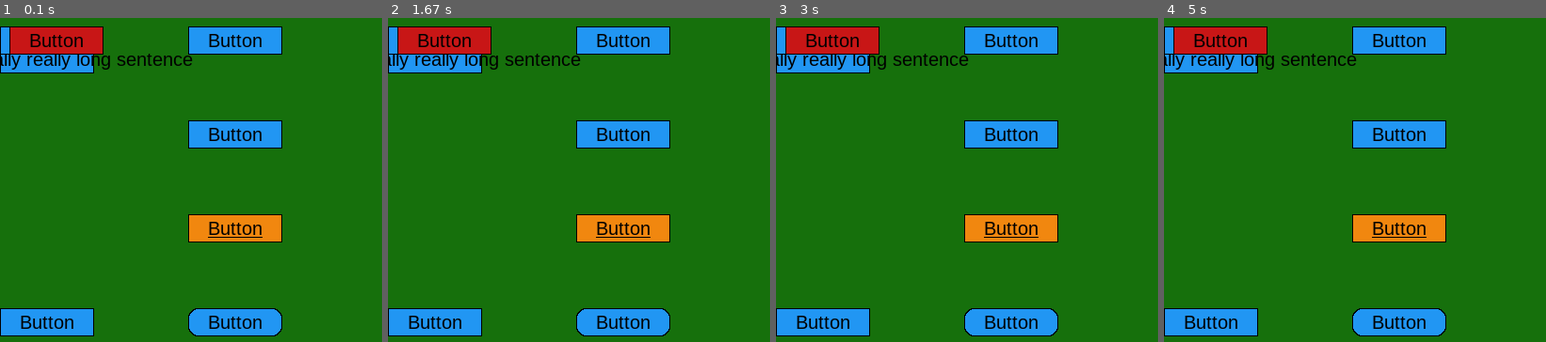
Above: before the commit, frames 1-4 (left to right).
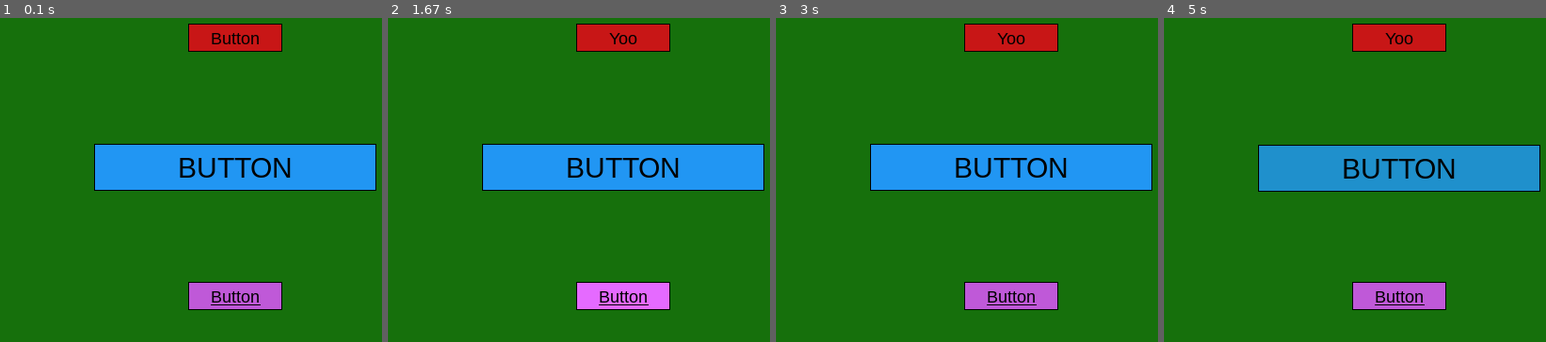
Above: after the commit, the same moments.

Repository: churchred/pygameGUI
Game: pygame game, started from main.py
The game is run twice, just before and just after one commit, with the same random seed, the same clock (stepped at 60 frames per second) and the same inputs.
Inputs (mouse positions are in pixels of both pictures, inside the frame that each line leads up to):
- Up to frame 1 (0.1 s): no input
- Up to frame 2 (1.67 s): click (624, 167) at 0.38 s; click "Button" at 0.72 s; click (outside the picture) at 1.05 s; click (601, 290) at 1.38 s
- Up to frame 3 (3 s): click (1009, 225) at 1.72 s; click "Button" at 2.55 s; click (856, 212) at 2.88 s
- Up to frame 4 (5 s): click (1419, 147) at 3.58 s; click (outside the picture) at 4.05 s; click (1355, 150) at 4.95 s

The runs differ from the first frame. In frame 1, 27% of the frame differs, in the area x 0-99%, y 1-99%; in frame 2, 27%; in frame 3, 27%; in frame 4, 27%.

Commit message:
Update:
Update to mouseclick logic:
-Makes it more like an acutal mouseclick.

Update: Split button class to better take advantage of inheritance. UIElement and lineText are now their own class, and will be shared with other modules as well.

Update: setings.py --> setting.py

Update to window: Can now center items horizontally or vertically.

Diff:
--- /dev/null
+++ b/churchred_gui/UIElement.py
@@ -0,0 +1,28 @@
+
+
+
+# General varibales all modules need
+class UIElement:
+
+    def __init__(self,
+        x=0, y=0, width=10, height=10,
+        id=None, type=None, zIndex=0,
+        content=None, cursor=None
+        ):
+
+        # Location
+        self.x = x
+        self.y = y
+
+        # Size
+        self.width = width
+        self.height = height
+
+        # UI-logic variables
+        self.id = id
+        self.type = type
+        self.zIndex = zIndex
+        self.content = content
+
+        # Which cursor to display when hovering
+        self.cursor = cursor
--- a/churchred_gui/__init__.py
+++ b/churchred_gui/__init__.py
@@ -1,3 +1,3 @@
 from .screen import Window
 from .button import Button
-from churchred_gui.setings import colorIndex
+from churchred_gui.settings import colorIndex
--- a/churchred_gui/button.py
+++ b/churchred_gui/button.py
@@ -3,152 +3,57 @@
 
 import pygame
 from .mouseClick import MouseClick
+from .textLine import lineText
+from .UIElement import UIElement
+from .general import lightenColor, darkenColor
 
+class Button(UIElement):
+  def __init__(self,
 
-class buttonText():
-  def __init__(self,
-               width, height, text="Text",
-               textColor=(0,0,0), font="Arial", fontSize=20,
-               underline=False, capitalize=False, toLowerCase=False, toUpperCase=False
-               ):
+            # UI-element variables:
+            x=0, y=0, width=100, height=30,
+            id=None, type="Button", zIndex=0,
+            content=None, cursor="hand",
 
-    # Text to be printet
-    self.text = text
+            # Text elements
+            text = "Button", font="Arial", fontSize = 18,
+            textColor = (0,0,0), underline=False,
+            capitalize=False, toLowerCase=False, toUpperCase=False,
 
-    # Canvas size, used to center the text, i.e text background
-    self.width = width
-    self.height = height
+            # Button spesific Elements
+            backgroundColor=(33,150,243), hoverColor=None, clickColor=None,
+            borderWidth=1, borderColor=(0,0,0), borderHoverColor=None, borderRadius=0):
 
-    # Text appearance
-    self.font = font
-    self.fontSize = fontSize
-    self.textColor = textColor
+    # Sets the basic UI-element variables from UIElement-class
+    super().__init__(x=x, y=y, width=width, height=height, cursor=cursor,
+                     type=type, id=id, zIndex=zIndex, content=content)
 
-    # Text decoration
-    self.transformText = {
-      "underLine"  : underline,
-      "capitalize" : capitalize,
-      "toLowerCase": toLowerCase,
-      "toUpperCase": toUpperCase
-    }
-
-    self.setText(self.text)
-
-  def setText(self, text):
-
-    # Makes a new element so we dont change the given text,
-    # just in case we need it fresh at somepoint
-    self.prossesedText = text
-
-    # Adds text transformations
-    if self.transformText['capitalize'] == True:
-      self.prossesedText = text.capitalize()
-    if self.transformText['toUpperCase'] == True:
-      self.prossesedText = text.upper()
-    if self.transformText['toLowerCase'] == True:
-      self.prossesedText = text.lower()
-
-    # Making the text and getting it's size
-    self.myFont = pygame.font.SysFont(self.font, self.fontSize)
-
-    # Makes the text element
-    self.textElement = self.myFont.render(self.prossesedText, 1, (self.textColor))
-
-    # Get size of text element
-    self.textWidth, self.textHeight = self.textElement.get_width(), self.textElement.get_height()
-
-  def run(self, screen, location):
-
-    # Centers the text within the button element
-    x = location[0] + (self.width)/2 - self.textWidth/2
-    y = location[1] + (self.height)/2 - self.textHeight/2
-
-    # Draws the text
-    screen.blit(self.textElement, (x, y))
-
-    # Adds underline if neeeded
-    if self.transformText['underLine'] == True:
-      pygame.draw.rect(screen, self.textColor, (x, y+self.textHeight*0.9, self.textWidth, 1))
-
-
-
-class Button():
-  def __init__(self,
-               x=0, y=0, width=100, height=30,
-
-               backgroundColor=(33,150,243), textColor=(0,0,0),
-
-               hoverColor=(63,180,243), clickColor=(93,200,243), textHoverColor=None, borderHoverColor=None,
-
-               borderWidth=1, borderColor=(0,0,0), borderRadius=0,
-
-               font='Arial', fontSize=20, clickSink=1,
-
-               capitalize=False, toLowerCase=False, toUpperCase=False, underLine=False,
-
-               text="Button", id=None, content=None, zIndex=0):
-
-
-
-
-    # Location
-    self.x = x
-    self.y = y
-
-    # Size
-    self.width = width
-    self.height = height
-
-    # Store text-related attributes in a dictionary
-    self.textParams = {
-        "text": text, "width": self.width, "height": self.height,
-        "font": font, "fontSize": fontSize, "textColor": textColor,
-        "capitalize": capitalize, "toLowerCase": toLowerCase,
-        "toUpperCase": toUpperCase, "underline": underLine
-    }
-
-    # Make the text elements
-    self.textHoverColor = textHoverColor
-    self.textColor = textColor
-    self.setText(text)
-
-
-    # Border
+    # Border variables
     self.borderWidth = borderWidth
     self.borderRadius = borderRadius
     self.borderColor = borderColor
 
     # If the border changes color on hovering then use new color,
     # otherwise set it to just border color.
-    if borderHoverColor == None:
-      self.borderHoverColor = self.borderColor
-    else:
-       self.borderHoverColor = borderHoverColor
+    self.borderHoverColor = borderHoverColor or self.borderColor
+
 
     # Colors
     self.backgroundColor = backgroundColor
-    self.hoverColor = hoverColor
-    self.clickColor = clickColor
+    self.hoverColor = hoverColor if hoverColor is not None else lightenColor(backgroundColor)
+    self.clickColor = clickColor if clickColor is not None else darkenColor(self.hoverColor)
 
     # Sink effect
-    self.clickSink = clickSink
+    self.maxSink = 1
     self.currentSink = 0
 
     # Mouse click/hover logic
     self.mouseLogic = MouseClick()
 
-    # Which cursor to display when hovering
-    self.cursor = "hand"
-
-    # Type of element this is
-    self.type = "Button"
-
-    # zIndex
-    self.zIndex = zIndex
-
-    # ID and content
-    self.id = id
-    self.content = content
+    # Make button text
+    self.text = lineText(text=text, font=font, fontSize=fontSize, textColor=textColor,
+                         underline=underline, toUpperCase=toUpperCase, toLowerCase=toLowerCase,
+                         capitalize=capitalize, width=self.width, height=self.height)
 
 
   def run(self, screen, mouse):
@@ -174,7 +79,7 @@
 
     # Adds a sinking effect to the button when clicked down
     if self.mouseLogic.clickDownTest == True:
-      self.currentSink = self.clickSink
+      self.currentSink = self.maxSink
     else:
       self.currentSink = 0
 
@@ -186,34 +91,19 @@
     else:
       self.drawButton(screen, self.backgroundColor, self.borderColor)
 
-    # If we need text color to change on hover we print that text element instead
-    # Otherwise we print the normal one
-    if self.mouseLogic.hoverTest == True and self.textHoverColor != None:
-      self.textElementHover.run(screen, (self.x, self.y+self.currentSink))
-    else:
-      self.textElement.run(screen, (self.x, self.y+self.currentSink))
+    self.text.run(screen, (self.x, self.y+self.currentSink))
+
 
   def drawButton(self, screen, color, bord_col):
 
     # Draw the border
-    pygame.draw.rect(screen, bord_col, (self.x, self.y+self.currentSink,
-                                        self.width, self.height), border_radius=self.borderRadius)
+    pygame.draw.rect(screen, bord_col,
+    (self.x, self.y+self.currentSink, self.width, self.height), border_radius=self.borderRadius)
 
     # Draw the button
-    pygame.draw.rect(screen, color, (self.x+self.borderWidth, self.y+self.borderWidth+self.currentSink,
-																		 self.width-self.borderWidth*2, self.height-self.borderWidth*2), border_radius=self.borderRadius)
-
+    pygame.draw.rect(screen, color,
+    (self.x+self.borderWidth, self.y+self.borderWidth+self.currentSink,
+		self.width-self.borderWidth*2, self.height-self.borderWidth*2), border_radius=self.borderRadius)
 
   def setText(self, text):
-
-      # Changes the text paramaters to what we want
-      self.textParams["text"] = text
-      self.textParams["textColor"] = self.textColor
-
-      # Create text elements
-      self.textElement = buttonText(**self.textParams)  # Unpacking dictionary
-
-      # If we need another text element for hovering, we make it as well
-      if self.textHoverColor is not None:
-          self.textParams["textColor"] = self.textHoverColor
-          self.textElementHover = buttonText(**self.textParams)
+    self.text.setText(text=text)
--- /dev/null
+++ b/churchred_gui/centerItems.py
@@ -0,0 +1,49 @@
+
+from .settings import directions
+
+
+class CenterItems():
+  def centerElements(self, elements, container_width, container_height, direction):
+
+          # If empty do nothing
+          if not elements:
+              return
+
+          # Center horizontally
+          if direction in directions[0]:
+
+              # Calulate total width of all elements
+              total_width = sum(item.width for item in elements)
+
+              # Find avaliable space between each element
+              space_available = container_width - total_width
+              space_between_x = space_available / (len(elements) + 1)
+
+              # The position for the first element
+              x_position = space_between_x
+
+              # Place all elements in their new position
+              for item in elements:
+                  item.x = x_position
+                  item.y = (container_height - item.height) / 2
+                  x_position += item.width + space_between_x
+
+
+          # Center vertically
+          elif direction in directions[1]:
+
+              # Calulate total height of all elements
+              total_height = sum(item.height for item in elements)
+
+              # Find avaliable space between each element
+              space_available = container_height - total_height
+              space_between_y = space_available / (len(elements) + 1)
+
+              # The position for the first element
+              y_position = space_between_y
+
+              # Place all elements in their new position
+              for item in elements:
+                  item.y = y_position
+                  item.x = (container_width - item.width) / 2
+                  y_position += item.height + space_between_y
--- /dev/null
+++ b/churchred_gui/general.py
@@ -0,0 +1,45 @@
+
+
+# Function to lighten a color
+def lightenColor(color, factor=0.2):
+
+    # Create an empty list to store new colors
+    lightened_color = []
+
+    # Loop through each component (red, green, blue) in the color tuple
+    for col in color:
+
+        # Lighten the color by factor-precent
+        lightened_value = int((1 + factor) * col)
+
+        # Ensure the value does not exceed 255 (RGB components cannot be greater than 255)
+        lightened_value = min(lightened_value, 255)
+
+        # Append the new value to the list
+        lightened_color.append(lightened_value)
+
+    # Convert the list to a tuple and return it
+    return tuple(lightened_color)
+
+
+
+# Function to darken a color
+def darkenColor(color, factor=0.2):
+
+    # Create an empty list to store new colors
+    darkened_color = []
+
+    # Loop through each component (red, green, blue) in the color tuple
+    for col in color:
+
+        # Darken the color by factor-precent
+        darkened_value = int(col * (1 - factor))
+
+        # In case the value is less than zero
+        darkened_value = max(darkened_value, 0)
+
+        # Append the new value to the list
+        darkened_color.append(darkened_value)
+
+    # Convert the list to a touple and return it
+    return tuple(darkened_color)
--- a/churchred_gui/mouseClick.py
+++ b/churchred_gui/mouseClick.py
@@ -1,11 +1,15 @@
+
+
 
 
 class MouseClick():
   def __init__(self):
 
-    # The two tests for checking for a click
-    self.hoverTest = False
-    self.clickDownTest = False
+
+    self.hoverTest = False     # Check if we are hovering
+    self.clickDownTest = False # If mouse button is clicked down while we are hovering
+    self.inititalClick = False # If the initially clicked the mouse button down while within the element
+    self.allowClick = False    # See if we are allowed to initially click element (i.e mouse not clicked while hovering element)
 
     # If element is clicked this becomes true for a single frame
     self.isTriggered = False
@@ -16,44 +20,52 @@
     # Reset the triggered varible so it only runs once
     self.isTriggered = False
 
+    # Check if we release the mouse button while within the element
+    self.clickReleaseCheck(elementSize, elementPosition, mouse)
+
     # Check if cursor is hovering element
     self.hoverCheck(elementSize, elementPosition, mouse)
 
-    # Check if we click down the mouse button while within the element
     self.clickDownCheck(mouse)
 
-    # Check if we release the button again WHILE the two previous checks are true
-    self.clickReleaseCheck(elementSize, elementPosition, mouse)
+    if self.hoverTest and not mouse[1][0]:
+      self.allowClick = True
+    elif not self.hoverTest:
+      self.allowClick = False
 
+    if self.allowClick and mouse[1][0]:
+      self.inititalClick = True
+    if not mouse[1][0]:
+      self.inititalClick = False
+
+
+  def clickDownCheck(self, mouse):
+    if self.hoverTest and mouse[1][0] and self.inititalClick:
+      self.clickDownTest = True
+    else:
+      self.clickDownTest = False
 
   # Check if we are hovering the element or not
   def hoverCheck(self, elementPosition, elementSize, mouse):
 
+    # Unpacks given variables for more readability
     x, y = elementPosition
     width, height = elementSize
+    mouse_x, mouse_y = mouse[0]
 
-    # See if mouse is within the element and NOT already clicked down when it is.
-    if mouse[0][0] > x and mouse[0][0] < x + width and mouse[0][1] > y and mouse[0][1] < y + height:
-      if mouse[1][0] == False:
-        self.hoverTest = True
-    else:
-      self.resetChecks()
+    # Check if mouse if within bounds of the element
+    self.hoverTest = (x < mouse_x < x + width) and (y < mouse_y < y + height)
 
-
-  # See if we click the mouse button down while the hover test is true
-  def clickDownCheck(self, mouse):
-    if self.hoverTest == True:
-      if mouse[1][0] == True:
-        self.clickDownTest = True
 
   # Check for button release if we are hovering and have clicked the button down
   # Then reset and re-check hover, because we might still be hovering
   def clickReleaseCheck(self, elementSize, elementPosition, mouse):
-    if self.hoverTest == True and self.clickDownTest == True:
-      if mouse[1][0] == False:
+    if self.hoverTest and self.inititalClick:
+      if not mouse[1][0]:
         self.isTriggered = True
         self.resetChecks()
         self.hoverCheck(elementSize, elementPosition, mouse)
+
 
   # Resets all the checks
   def resetChecks(self):
--- a/churchred_gui/screen.py
+++ b/churchred_gui/screen.py
@@ -1,16 +1,18 @@
 
 # Import pygame reletated things
 import pygame, sys
-from churchred_gui.setings import mouseCursor
-
-class Window():
+from churchred_gui.settings import mouseCursor
+from .centerItems import CenterItems
+
+
+class Window(CenterItems):
   def __init__(self,
                width=500, height=500, FPS=60,
                minWidth = None, minHeight = None,
                maxWidth = None, maxHeight = None,
                backgrounColor = (255,255,255),
                title="Application", showFPS=True, resizable = False,
-               appMessages = True
+               appMessages = True, centerDirection=None
                ):
 
 
@@ -21,6 +23,9 @@
     # For testing
     self.showFPS = showFPS         # Shows the current FPS in the banner
     self.appMessages = appMessages # Allows print-messages from the GUI
+
+    # Vartiables about centering and centering direction
+    self.centerDirection = centerDirection
 
     # Screen size
     self.title = title
@@ -55,7 +60,6 @@
 
     # If something is activated or "triggered" on the screen
     self.isTriggered = False
-
 
   # Runs the app
   def run(self):
@@ -154,6 +158,9 @@
     # Sort by Z-index, where highest is placed at the top of list
     self.screenElements.sort(key=lambda x: x.zIndex, reverse=True)
 
+    # Center items if needed
+    self.center()
+
 
   # The logic for screen resizing if enabled
   def resize_logic(self, event):
@@ -180,6 +187,16 @@
     # Resize the window
     self.screen = pygame.display.set_mode((self.width, self.height), pygame.RESIZABLE)
 
+    # Center items if needed
+    self.center()
+
     # Print new info about screen if able
     if self.appMessages == True:
       print(f"Resized window to: {self.width}x{self.height}")
+
+
+  # When centering content, this should happen
+  def center(self):
+
+    # elements, container_width, container_height, direction
+    self.centerElements(self.screenElements, self.width, self.height, self.centerDirection)
--- a/churchred_gui/setings.py
+++ b/churchred_gui/settings.py
@@ -3,21 +3,31 @@
 colorIndex = {
     "white": (255, 255, 255),
     "black": (0, 0, 0),
+
     "red": (200, 22, 22),
     "redLight": (147, 16, 16),
     "redDark": (229, 102, 102),
+
     "blue": (32, 79, 208),
     "blueLight": (86, 127, 239),
     "blueDark": (25, 60, 159),
+
     "green": (33, 174, 17),
     "greenLight": (129, 206, 120),
     "greenDark": (22, 112, 12),
+
     "yellow": (200, 195, 44),
     "yellowLight": (151, 147, 33),
     "yellowDark": (237, 233, 115),
+
     "orange": (241, 135, 15),
     "orangeLight": (251, 172, 81),
     "orangeDark": (182, 117, 43),
+
+    "purple": (191, 89, 216),
+    "purpleLight": (221, 103, 250),
+    "purpleDark": (146, 67, 166),
+
     "grey": (137, 137, 137),
     "greyLight": (210, 210, 210),
     "greyDark": (82, 82, 82)
@@ -29,3 +39,9 @@
   "text"  : pygame.SYSTEM_CURSOR_IBEAM,
   "hand"  : pygame.SYSTEM_CURSOR_HAND
 }
+
+
+directions = [
+  [0, "hor", "horizontal"],
+  [1, "vert", "vertical"],
+]
--- a/churchred_gui/textLine.py
+++ b/churchred_gui/textLine.py
@@ -1,11 +1,73 @@
+import pygame
 
 
 
-import pygame
+class lineText():
+  def __init__(self,
+      width, height, text="Text",
+      textColor=(0,0,0), font="Arial", fontSize=20,
+      underline=False, capitalize=False, toLowerCase=False, toUpperCase=False
+      ):
 
-class textLine():
-  def __init__(self,
-               x=0, y=0, text="Text",
-               textColor=(0,0,0), font="Arial", fontSize=20,
-               underline=False, capitalize=False, toLowerCase=False, toUpperCase=False):
-    pass
+    # Text to be printet
+    self.text = text
+
+    # Canvas size, used to center the text, i.e text background
+    self.width = width
+    self.height = height
+
+    # Text appearance
+    self.font = font
+    self.fontSize = fontSize
+    self.textColor = textColor
+
+    # Text decoration
+    self.transformText = {
+      "underLine"  : underline,
+      "capitalize" : capitalize,
+      "toLowerCase": toLowerCase,
+      "toUpperCase": toUpperCase
+    }
+
+    self.setText(self.text)
+
+  def setText(self, text):
+
+    # Makes a new element so we dont change the given text,
+    # just in case we need it fresh at somepoint
+    self.prossesedText = text
+
+    # Adds text transformations
+    if self.transformText['capitalize'] == True:
+      self.prossesedText = text.capitalize()
+    if self.transformText['toUpperCase'] == True:
+      self.prossesedText = text.upper()
+    if self.transformText['toLowerCase'] == True:
+      self.prossesedText = text.lower()
+
+    # Making the text and getting it's size
+    self.myFont = pygame.font.SysFont(self.font, self.fontSize)
+
+    # Makes the text element
+    self.textElement = self.myFont.render(self.prossesedText, 1, (self.textColor))
+
+    # Get size of text element
+    self.textWidth, self.textHeight = self.textElement.get_width(), self.textElement.get_height()
+
+    # Baseline to highest point, used to position underline
+    self.font_ascent = self.myFont.get_ascent()
+
+  def run(self, screen, location):
+
+    # Centers the text within the button element
+    x = location[0] + (self.width)/2 - self.textWidth/2
+    y = location[1] + (self.height)/2 - self.textHeight/2
+
+    # Draws the text
+    screen.blit(self.textElement, (x, y))
+
+    # Draw an underline underneat if needed
+    if self.transformText['underLine']:
+      underline_y = y + self.font_ascent + 2  # Position just below the baseline
+      pygame.draw.line(screen, self.textColor,
+                        (x, underline_y), (x + self.textWidth, underline_y), 1)
--- a/main.py
+++ b/main.py
@@ -10,21 +10,25 @@
 # Add general Modul class and Click class, and HOLD class
 
 
-window = Window(resizable=True, backgrounColor=colorIndex["greenDark"])
-btn = Button(x=10, y=100, zIndex=2, backgroundColor=colorIndex['red'], id='red')
-btn2 = Button(y=100, id="blue")
-btn3 = Button(y=120, text="This is a really really long sentence")
-btn4 = Button(y=400)
-btn5 = Button(y=100, x=200, textHoverColor=colorIndex['white'], hoverColor=colorIndex['black'])
-btn6 = Button(y=200, x=200)
-btn7 = Button(y=300, x=200, underLine=True, backgroundColor=colorIndex["orange"])
-btn8 = Button(y=400, x=200, borderRadius=10)
+window = Window(resizable=True, backgrounColor=colorIndex["greenDark"], centerDirection="vert")
 
-window.addElements(btn, btn2, btn3, btn4, btn5, btn6, btn7, btn8)
+btn = Button(x=10, y=300, zIndex=2, backgroundColor=colorIndex['red'], id='red')
+
+btn2 = Button(y=100, id="blue", width=300, height=50, fontSize=30, toUpperCase=True)
+btn3 = Button(y=120, backgroundColor=colorIndex["purple"], underline=True)
+
+
+window.addElements(btn, btn2, btn3)
 
 while True:
 
+  # Runs the pygame loop, and checks if somehting is triggered
   window.run()
+  if window.elementPackage['triggered'] == True:
 
-  if window.elementPackage['triggered'] == True:
+    # Prints information about triggered elemenet
     print(window.elementPackage)
+
+    # If button is clicked set new text to it
+    if window.elementPackage["id"] == "red":
+      btn.setText("Yoo")
Not shown, changed: README.md
